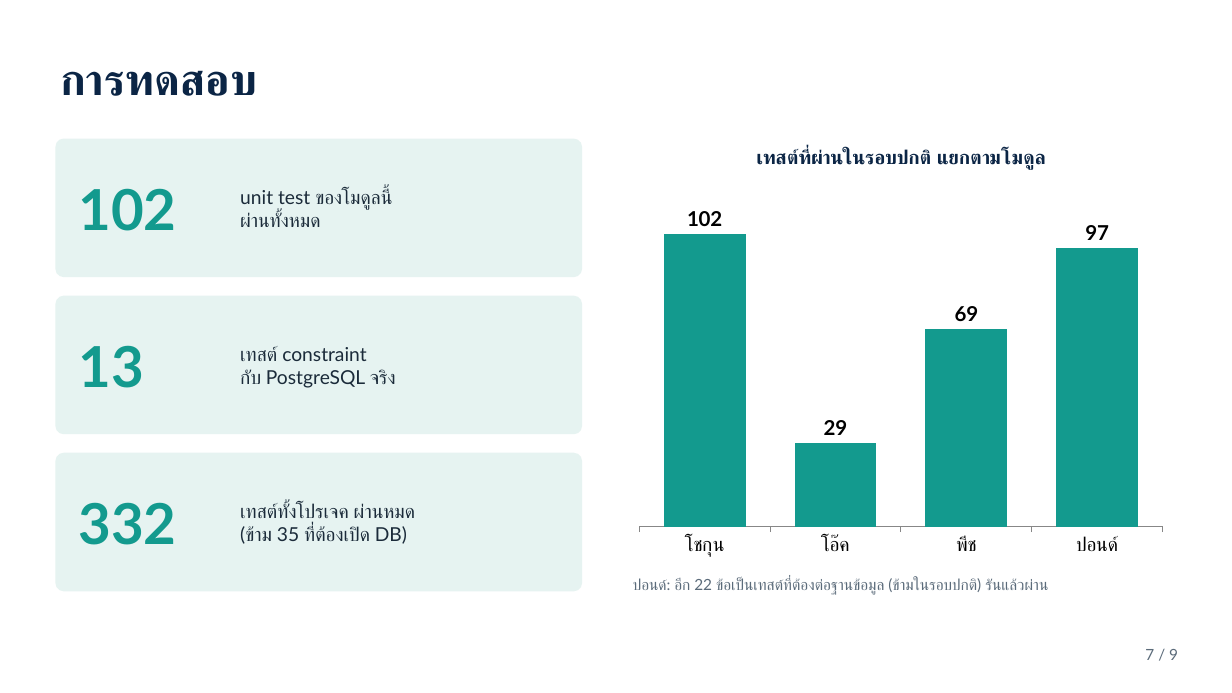
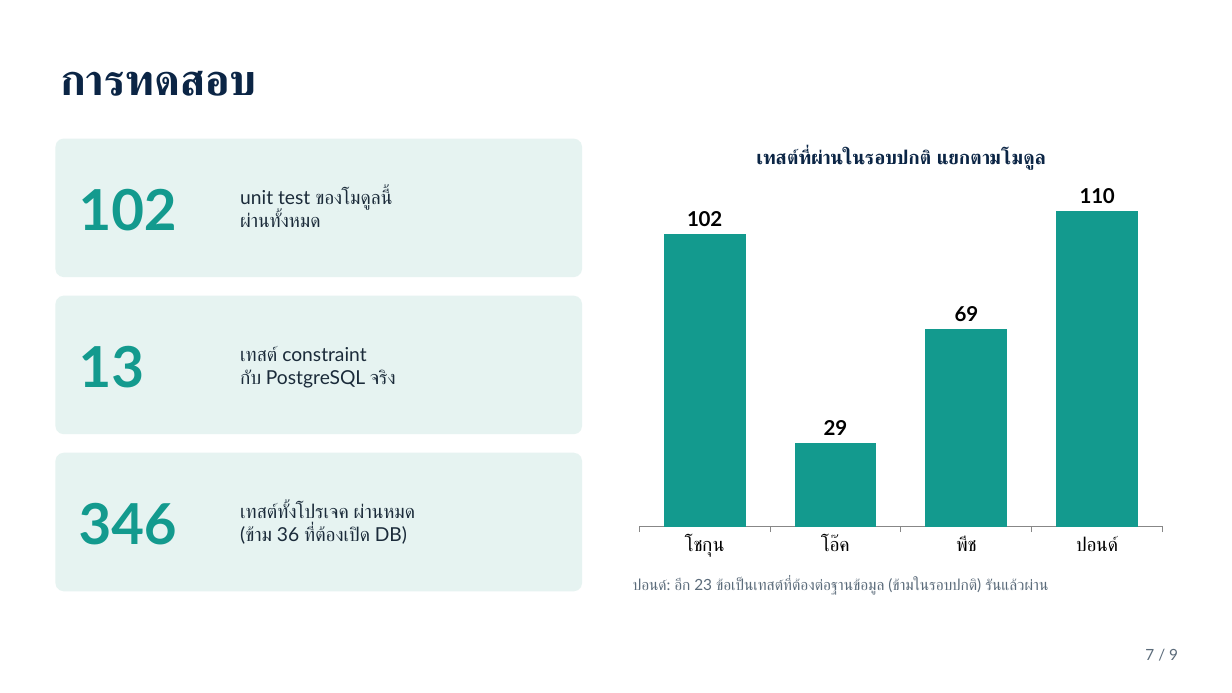
Before and after one commit to Oakiez/Laundry-Hub, a slide deck: slide 7 of doc/slide/shogun-payment-notification.pptx. Drawn at 1232x693 pixels with LibreOffice and Linux fonts; fonts in the diff are those of the drawing. Boxes give left, top, right and bottom in pixels: in the first picture for what was removed or moved away, otherwise in the second. Text is boxed around its words. In the diff, an @@ line names an element or a change of style, - is before the commit and + after.

```diff
--- a/doc/slide/shogun-payment-notification.pptx
+++ b/doc/slide/shogun-payment-notification.pptx
@@ column chart at <box>628,129,1174,564</box> @@
@@ Series 1, ปอนด์: 97 to 110 @@
@@ text at <box>79,502,177,545</box>: text changed @@
-332
+346
@@ text at <box>240,503,415,544</box>: text changed @@
-เทสต์ทั้งโปรเจค ผ่านหมด
-(ข้าม 35 ที่ต้องเปิด DB)
+เทสต์ทั้งโปรเจค ผ่านหมด
+(ข้าม 36 ที่ต้องเปิด DB)
@@ text at <box>633,577,1048,595</box>: text changed @@
-ปอนด์: อีก 22 ข้อเป็นเทสต์ที่ต้องต่อฐานข้อมูล (ข้ามในรอบปกติ) รันแล้วผ่าน
+ปอนด์: อีก 23 ข้อเป็นเทสต์ที่ต้องต่อฐานข้อมูล (ข้ามในรอบปกติ) รันแล้วผ่าน
```
Also in this commit, not shown: 1 other slide changed, 4 other files.
